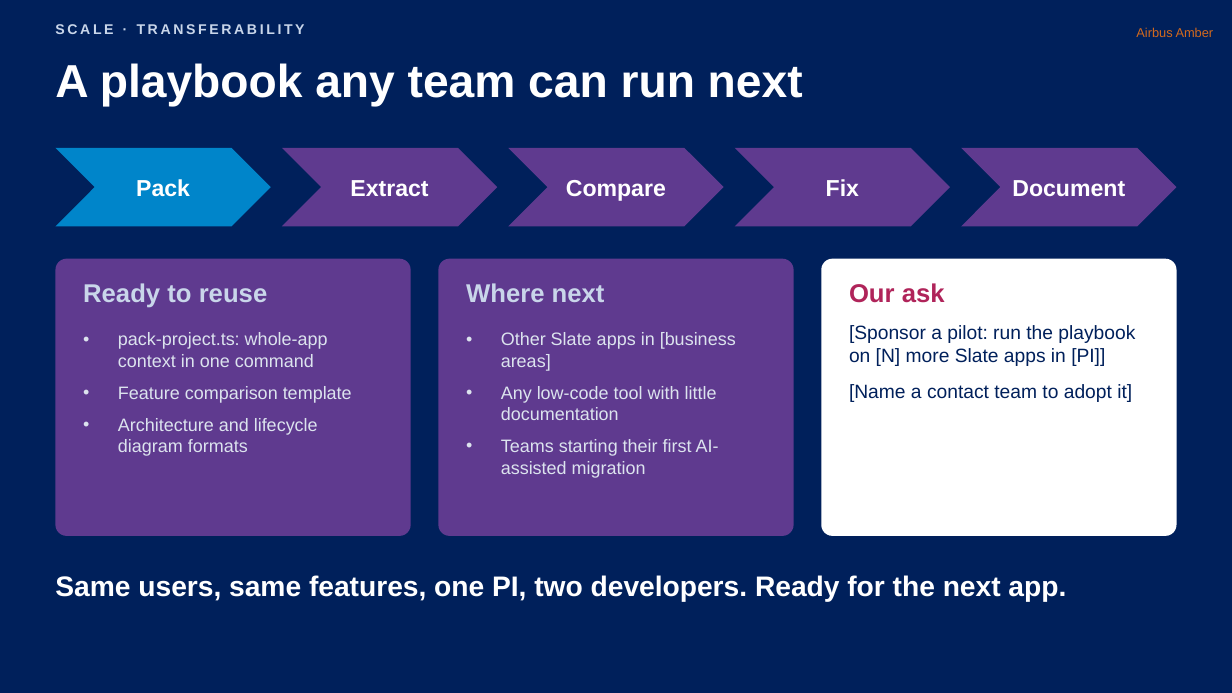
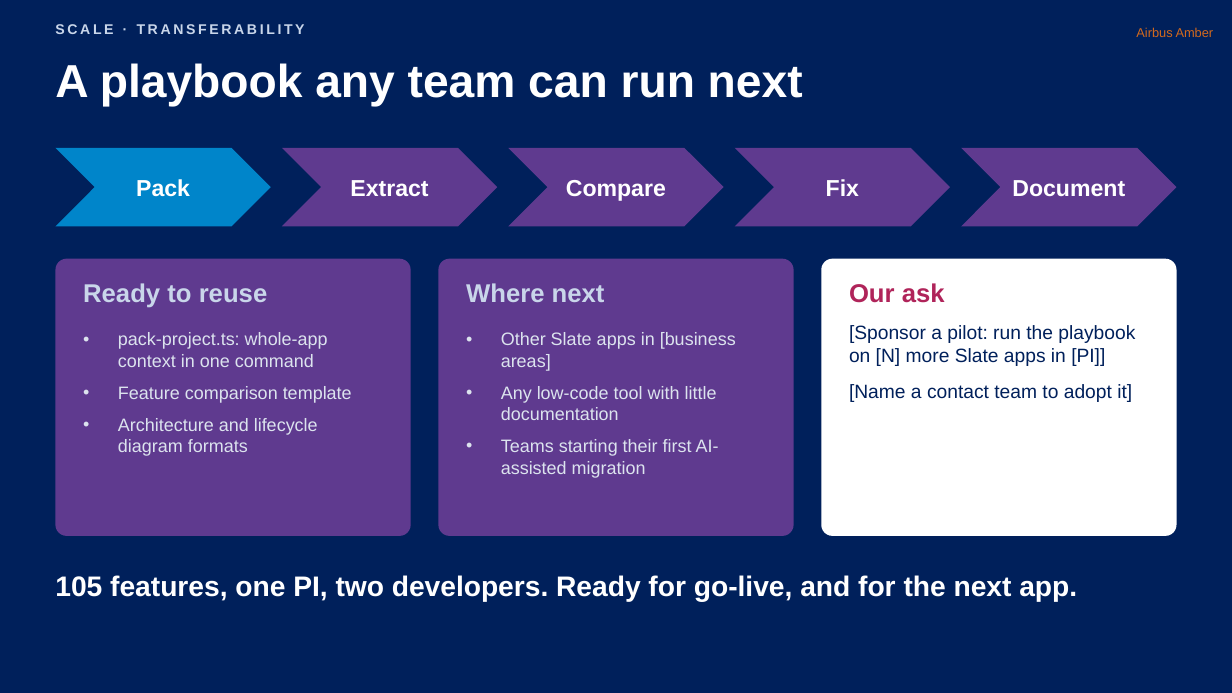
Before and after one commit to nithinram97/archify, a slide deck: slide 7 of erm-migration/docs/ERM-Migration-Jury-Pitch-v2.pptx. Drawn at 1232x693 pixels with LibreOffice and Linux fonts; fonts in the diff are those of the drawing. Boxes give left, top, right and bottom in pixels: in the first picture for what was removed or moved away, otherwise in the second. Text is boxed around its words. In the diff, an @@ line names an element or a change of style, - is before the commit and + after.

```diff
--- a/erm-migration/docs/ERM-Migration-Jury-Pitch-v2.pptx
+++ b/erm-migration/docs/ERM-Migration-Jury-Pitch-v2.pptx
@@ text at [55,575,1077,602]: text changed @@
-Same users, same features, one PI, two developers. Ready for the next app.
+105 features, one PI, two developers. Ready for go-live, and for the next app.
```
Also in this commit, not shown: 3 other slides changed, 1 other file.
